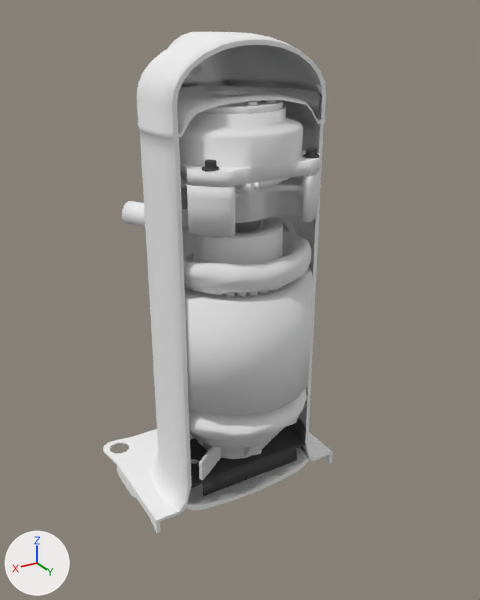
Renders of the Blender file vl.vlabs.com.ua/models/hvac/scrollCompressorZP25K5E-PFV-830/scrollCompressorZP25K5E-PFV-830.blend from each side of a commit.
The view is the same before and after, from a 50 mm lens placed at (0.261, 0.445, 0.405), pointed at (-0.003, 0.005, 0.185). The axes (+X, +Y, +Z) are drawn at lower left. The lights are the same throughout.

Objects in the first picture: 'scrollCompressorZP25K5EBearingPlate', 'scrollCompressorZP25K5EBottomBearingFixture', 'scrollCompressorZP25K5EEnclosureCutView', 'scrollCompressorZP25K5EFixedScroll', 'scrollCompressorZP25K5EFixedScrollPlunger', 'scrollCompressorZP25K5ERotorTopEccentric', 'scrollCompressorZP25K5ERotorTopFixture', 'scrollCompressorZP25K5EStator'.
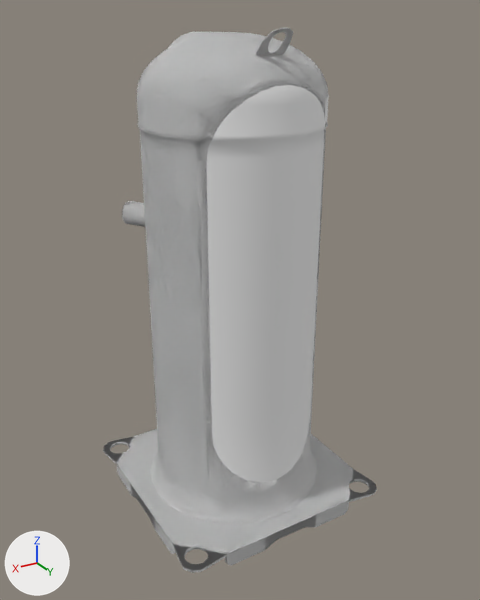
Where the change shows, as pixel boxes [x1, y1, x2, y2] in the pictures (480 x 600 px):
'scrollCompressorZP25K5EEnclosure', shown: after [103, 28, 377, 573]
'scrollCompressorZP25K5EEnclosureCutView', reshaped: before [103, 32, 333, 533]; after [122, 32, 328, 496]
'scrollCompressorZP25K5ERotorTopEccentric', moved (not visible afterwards): before [186, 218, 283, 264]
part 1 of me_scrollcompressorzp25k5eenclosurecutviewgeometry, built on: before [154, 37, 333, 533]; after [156, 38, 328, 496]
'scrollCompressorZP25K5EStator', unchanged, covered by the edit: before [182, 215, 313, 442]
'scrollCompressorZP25K5EFixedScroll', unchanged, covered by the edit: before [179, 106, 320, 187]
'scrollCompressorZP25K5ERotorTopFixture', unchanged, covered by the edit: before [181, 171, 319, 236]
'scrollCompressorZP25K5EBearingPlate', unchanged, covered by the edit: before [190, 417, 306, 496]

What changed in the scene script:
```text
Change me_scrollcompressorzp25k5eenclosurecutviewgeometry:
    used by ob_scrollcompressorzp25k5eenclosurecutview; location = (0.0, 0.0, 0.0)
    remove me_scrollcompressorzp25k5eenclosurecutviewgeometry.from_pydata(...)  # 2135 vertices, 2080 faces; spans x -0.097..0.097, y -0.105..0.03, z 0.0..0.393
    add me_scrollcompressorzp25k5eenclosurecutviewgeometry.from_pydata(...)  # 2699 vertices, 2594 faces; spans x -0.097..0.097, y -0.105..0.097, z 0.0..0.397
    me_scrollcompressorzp25k5eenclosurecutviewgeometry part 1: 11 vertices moved from x -0.094..0.094, y 0.03, z 0.0..0.35 to x -0.093..0.093, y 0.025..0.058, z 0.0..0.35; 141 vertices removed from x -0.094..0.094, y 0.03, z 0.002..0.389; 705 vertices added at x -0.097..0.097, y 0.025..0.097, z 0.0..0.397
Change ob_scrollcompressorzp25k5erotortopeccentric:
    ob_scrollcompressorzp25k5erotortopeccentric.matrix_parent_inverse: Matrix(((-0.795, -0.606, 0.0, 0.0), (0.606, -0.795, 0.0, 0.0), (0.0, 0.0, 1.0, -0.119), (0.0, 0.0, 0.0, 1.0))) -> Matrix(((1.0, 0.0, 0.0, 0.0), (0.0, 1.0, 0.0, 0.0), (0.0, 0.0, 1.0, -0.119), (0.0, 0.0, 0.0, 1.0)))
Change ob_scrollcompressorzp25k5eenclosure:
    remove ob_scrollcompressorzp25k5eenclosure.hide_set(True)  # its collection is switched off
```
